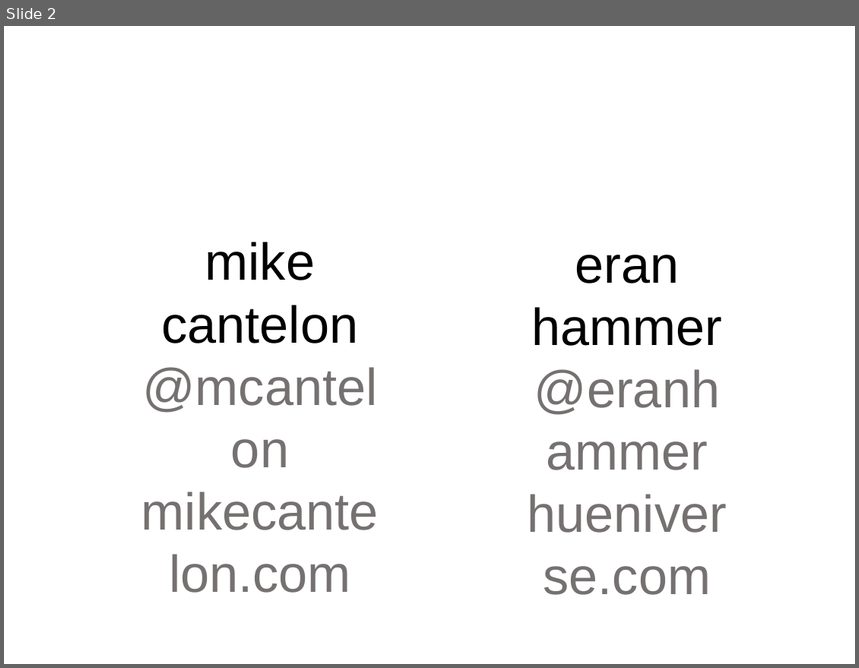
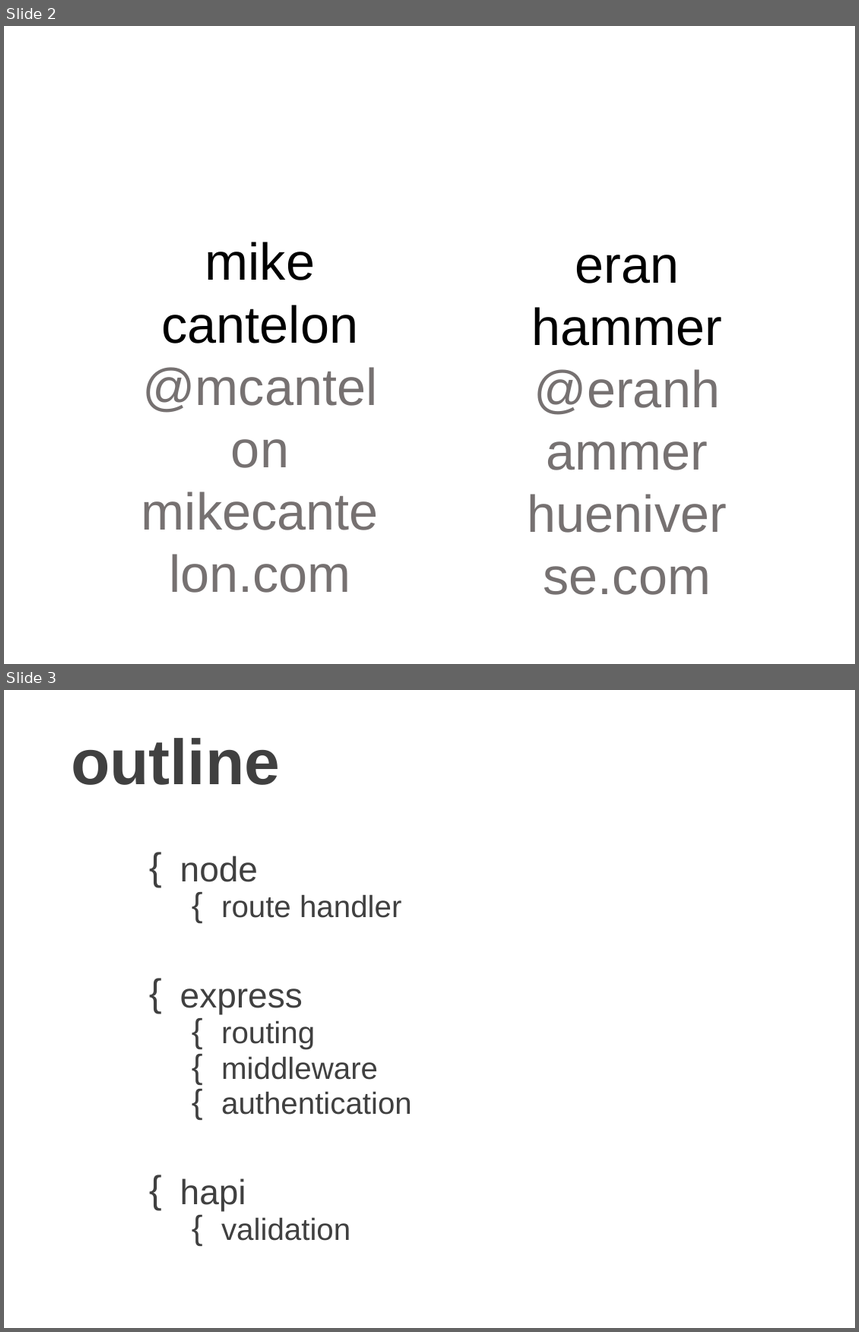
Before and after one commit to mikeal/nodeconf2013, a slide deck: slides/services/services.pptx. Shown one above the other, each under a label of ours: slide 2 before the commit, slides 2 and 3 after it. The pictures are 859x668 and 859x1332 pixels, drawn with LibreOffice and Linux fonts; fonts in the diff are those of the drawing. Boxes give left, top, right and bottom in pixels: in the first picture for what was removed or moved away, otherwise in the second. Text is boxed around its words. In the diff, an @@ line names an element or a change of style, - is before the commit and + after.

Commit message:
draft outline

```diff
--- a/slides/services/services.pptx
+++ b/slides/services/services.pptx
@@ slide 3 added at bbox=[4, 690, 855, 1328], background #FFFFFF @@
@@ title added at bbox=[71, 738, 280, 785], 54 pt, text #404040, bold @@
+outline
@@ text added at bbox=[180, 856, 412, 1241], 25.9 pt, text #404040 @@
+{ node
+  { route handler
+{ express
+  { routing
+  { middleware
+  { authentication
+{ hapi
+  { validation
```
